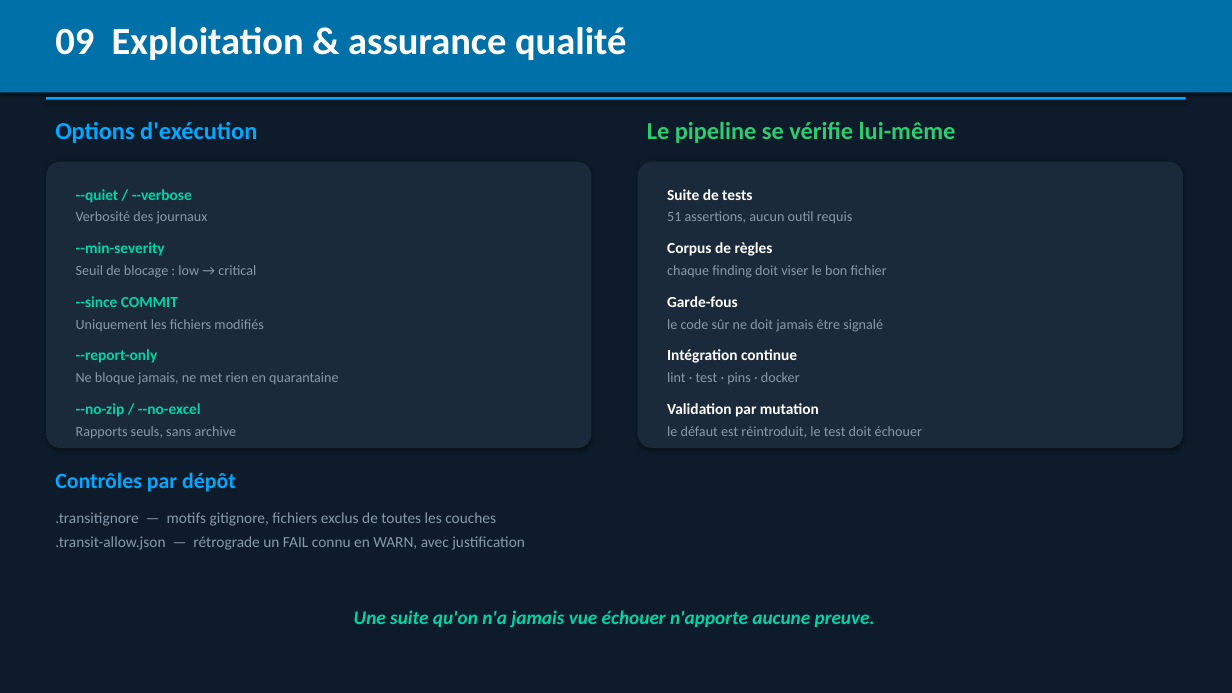
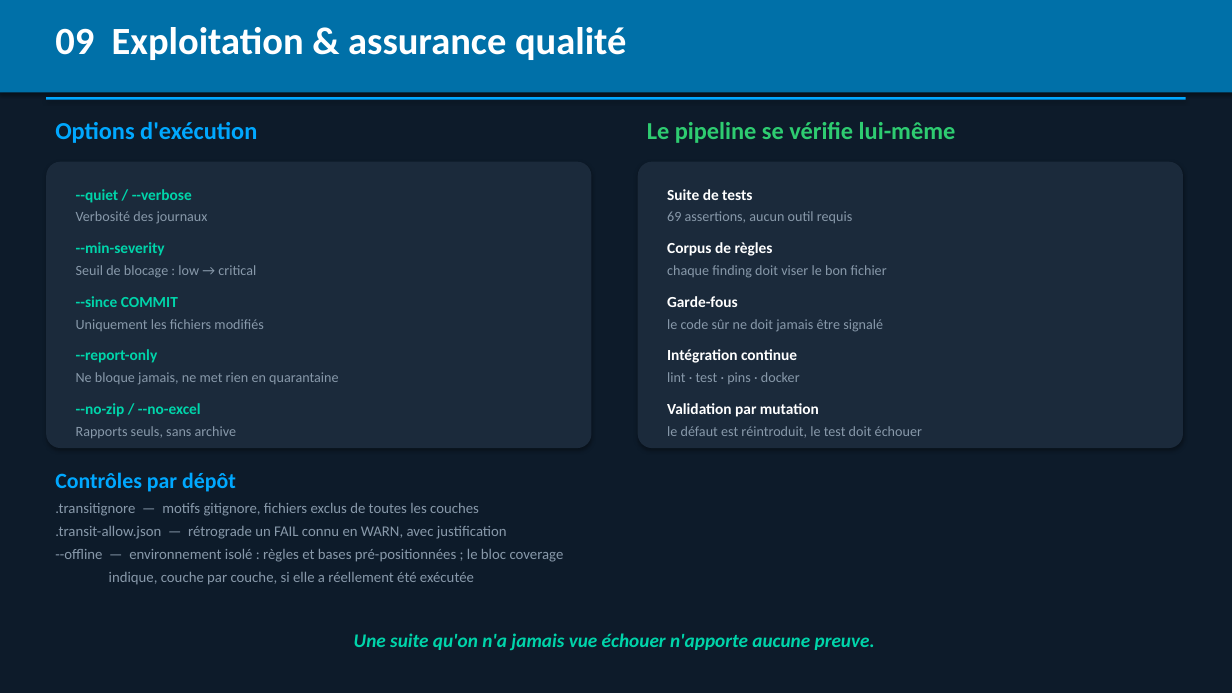
Before and after one commit to Gaillotte/Claude, a slide deck: slide 15 of AI_Transit_Pipeline_Slides.pptx. Drawn at 1232x693 pixels with LibreOffice and Linux fonts; fonts in the diff are those of the drawing. Boxes give left, top, right and bottom in pixels: in the first picture for what was removed or moved away, otherwise in the second. Text is boxed around its words. In the diff, an @@ line names an element or a change of style, - is before the commit and + after.

```diff
--- a/AI_Transit_Pipeline_Slides.pptx
+++ b/AI_Transit_Pipeline_Slides.pptx
@@ text at bbox=[667, 211, 852, 223]: text changed @@
-51 assertions, aucun outil requis
+69 assertions, aucun outil requis
@@ text ".transitignore — motifs gitignore, fichiers ...": place and size @@
-text ".transitignore — motifs gitignore, fichiers ..." at bbox=[55, 512, 525, 550]
+text ".transitignore — motifs gitignore, fichiers ..." at bbox=[55, 503, 564, 585]
@@ text at bbox=[55, 503, 507, 539]: size 12 to 11.5 pt in ".transitignore — motifs gitignore, fichiers exclus de ...", ".transit-allow.json — rétrograde un FAIL connu en ..." @@
@@ text at bbox=[55, 549, 564, 585]: paragraphs added @@
+--offline — environnement isolé : règles et bases pré-positionnées ; le bloc coverage
+indique, couche par couche, si elle a réellement été exécutée
@@ text "Une suite qu'on n'a jamais ...": place and size @@
-text "Une suite qu'on n'a jamais ..." at bbox=[354, 610, 875, 627]
+text "Une suite qu'on n'a jamais ..." at bbox=[354, 633, 875, 650]
```
Also in this commit, not shown: 14 other files.
